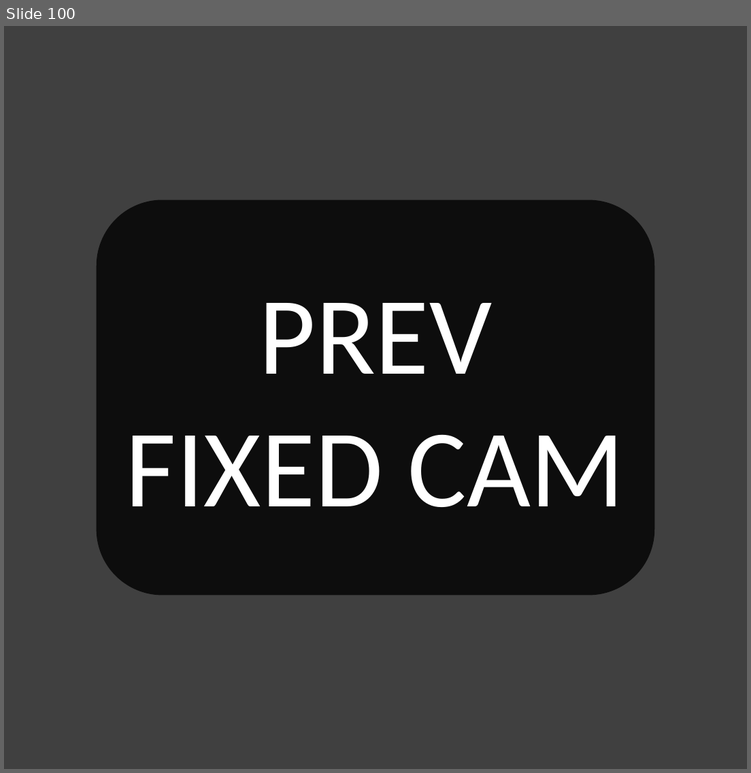
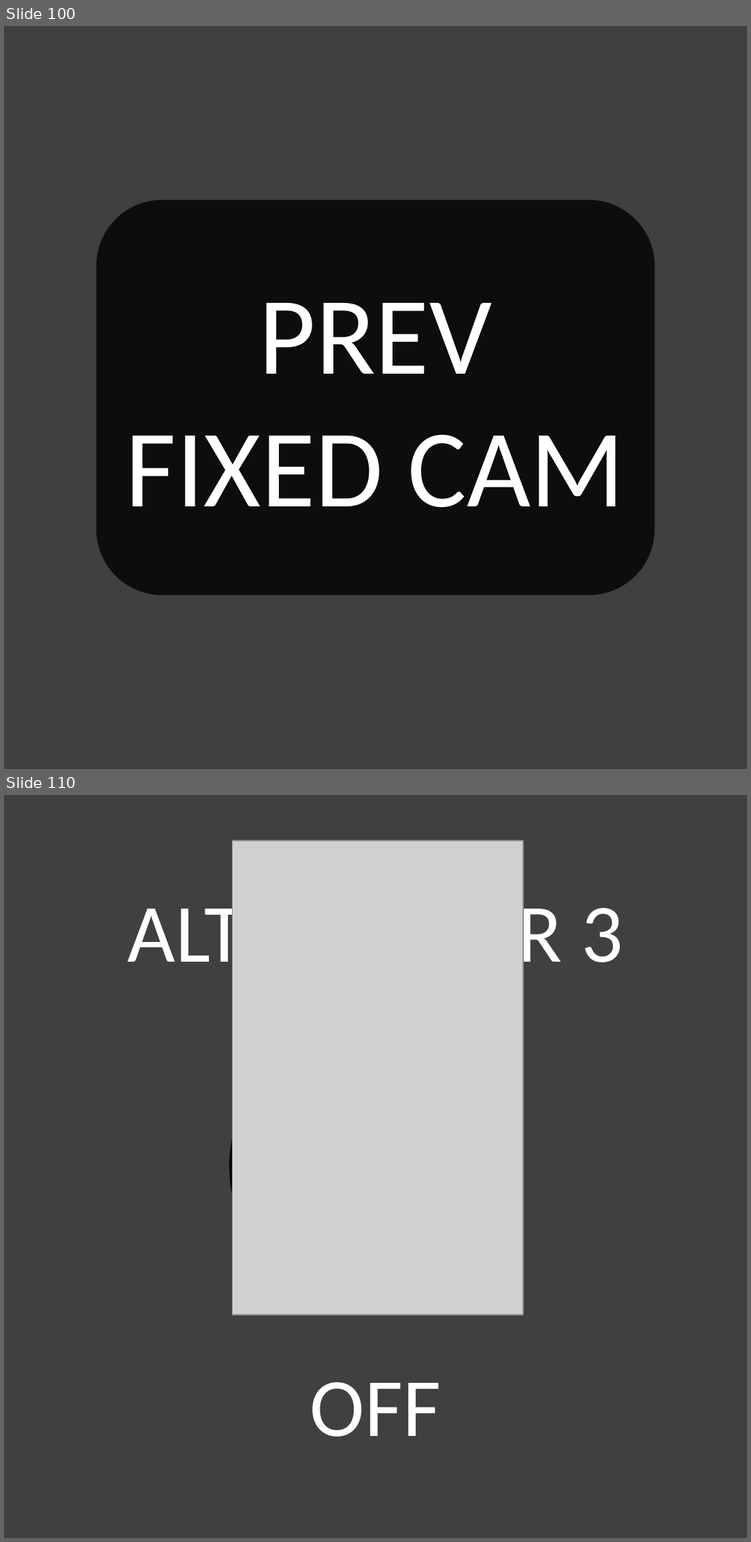
Before and after one commit to Akingboii/aleks-improved-aviation-icon-pack, a slide deck: Makin Buttons.pptx. Shown one above the other, each under a label of ours: slide 100 before the commit, slides 100 and 110 after it; the slides between them are not shown. The pictures are 751x773 and 751x1542 pixels, drawn with LibreOffice and Linux fonts; fonts in the diff are those of the drawing; grey boxes stand for pictures. Boxes give left, top, right and bottom in pixels: in the first picture for what was removed or moved away, otherwise in the second. Text is boxed around its words. In the diff, an @@ line names an element or a change of style, - is before the commit and + after.

```diff
--- a/Makin Buttons.pptx
+++ b/Makin Buttons.pptx
@@ slide 110 added at (4,795,747,1538), background #404040 @@
@@ picture added at (232,841,524,1315) @@
@@ text added at (128,892,623,981), 60 pt, text #FFFFFF @@
+ALTERNATOR 3
@@ ellipse added at (230,1022,521,1310), fill #000000, outline #000000 1 pt @@
@@ text added at (310,1382,441,1436), 60 pt, text #FFFFFF @@
+OFF
```
Also in this commit, not shown: 17 other slides added, 1 other file.
